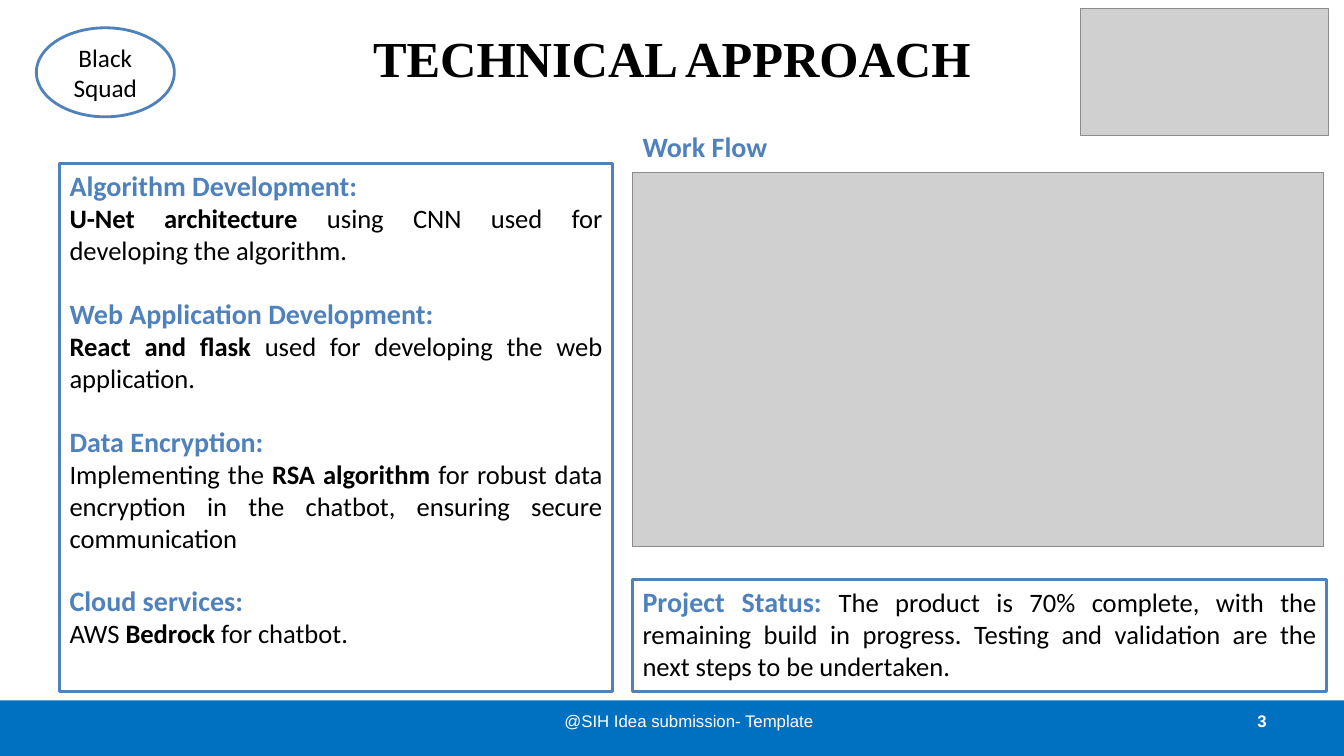
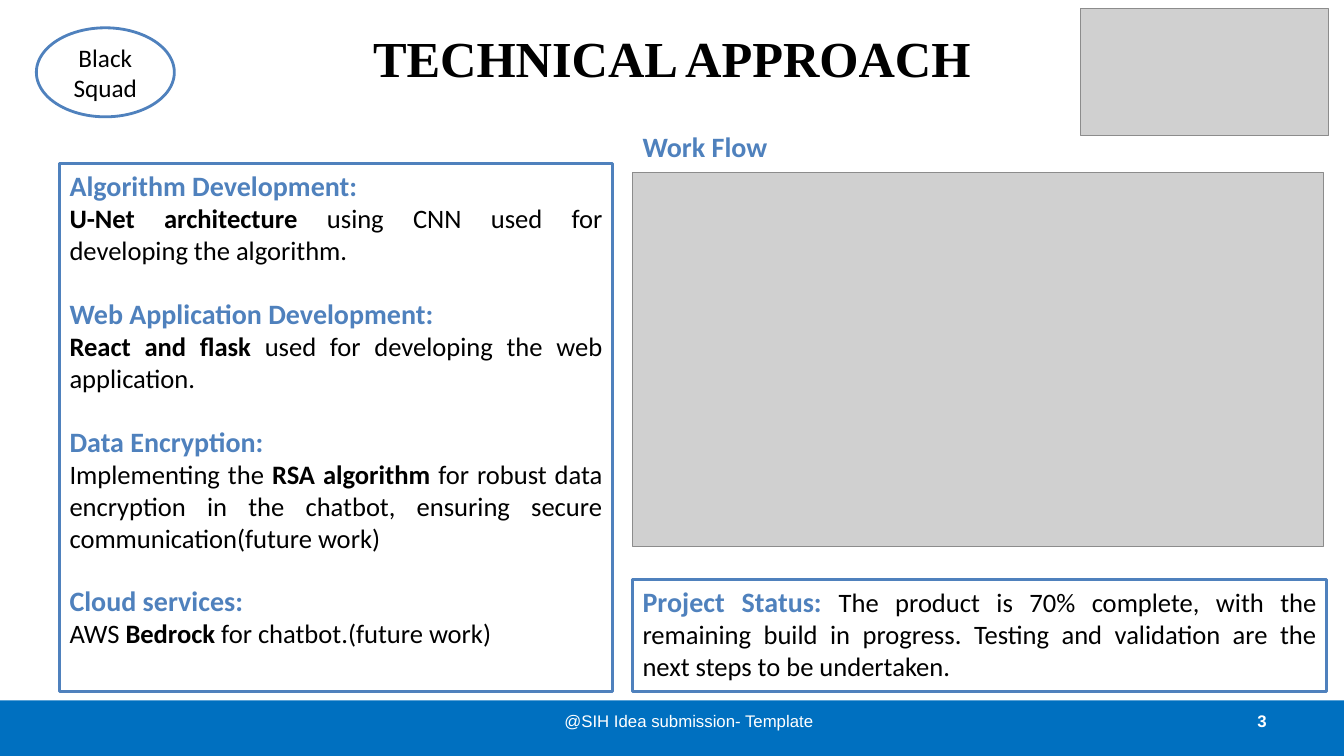
Before and after one commit to Mageshwaran18/Multi_Modal_Brain_Tumor_Segmentation_2023, a slide deck: slide 3 of SIHPPT.pptx. Drawn at 1344x756 pixels with LibreOffice and Linux fonts; fonts in the diff are those of the drawing; grey boxes stand for pictures. Boxes give left, top, right and bottom in pixels: in the first picture for what was removed or moved away, otherwise in the second. Text is boxed around its words. In the diff, an @@ line names an element or a change of style, - is before the commit and + after.

```diff
--- a/SIHPPT.pptx
+++ b/SIHPPT.pptx
@@ text in rectangle at (70, 465, 603, 552): text changed @@
-Implementing the RSA algorithm for robust data encryption in the chatbot, ensuring secure communication
+Implementing the RSA algorithm for robust data encryption in the chatbot, ensuring secure communication(future work)
@@ text in rectangle at (70, 623, 491, 647): text changed @@
-AWS Bedrock for chatbot.
+AWS Bedrock for chatbot.(future work)
```
Also in this commit, not shown: 1 other slide changed, 4 other files.
